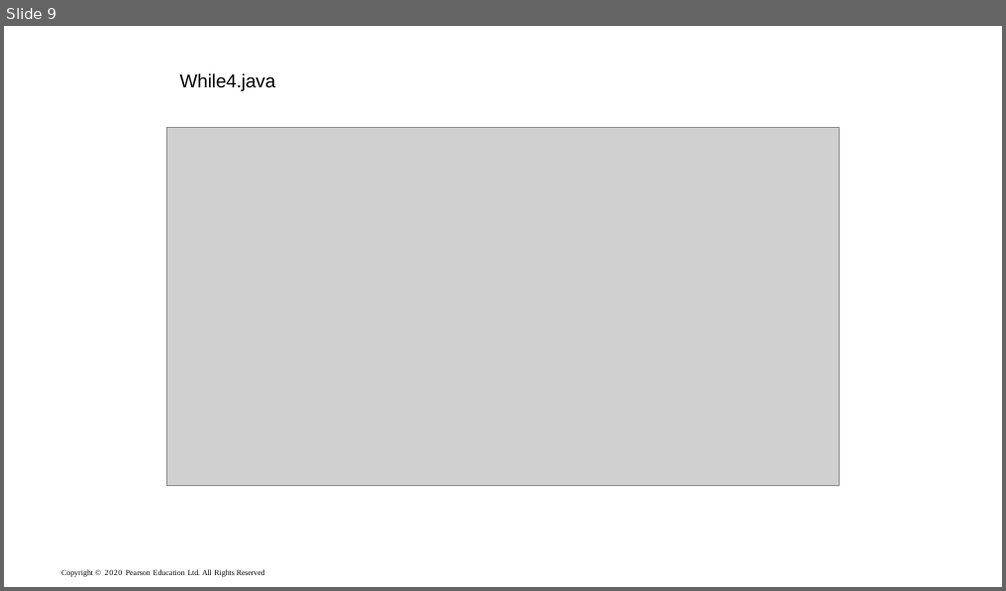
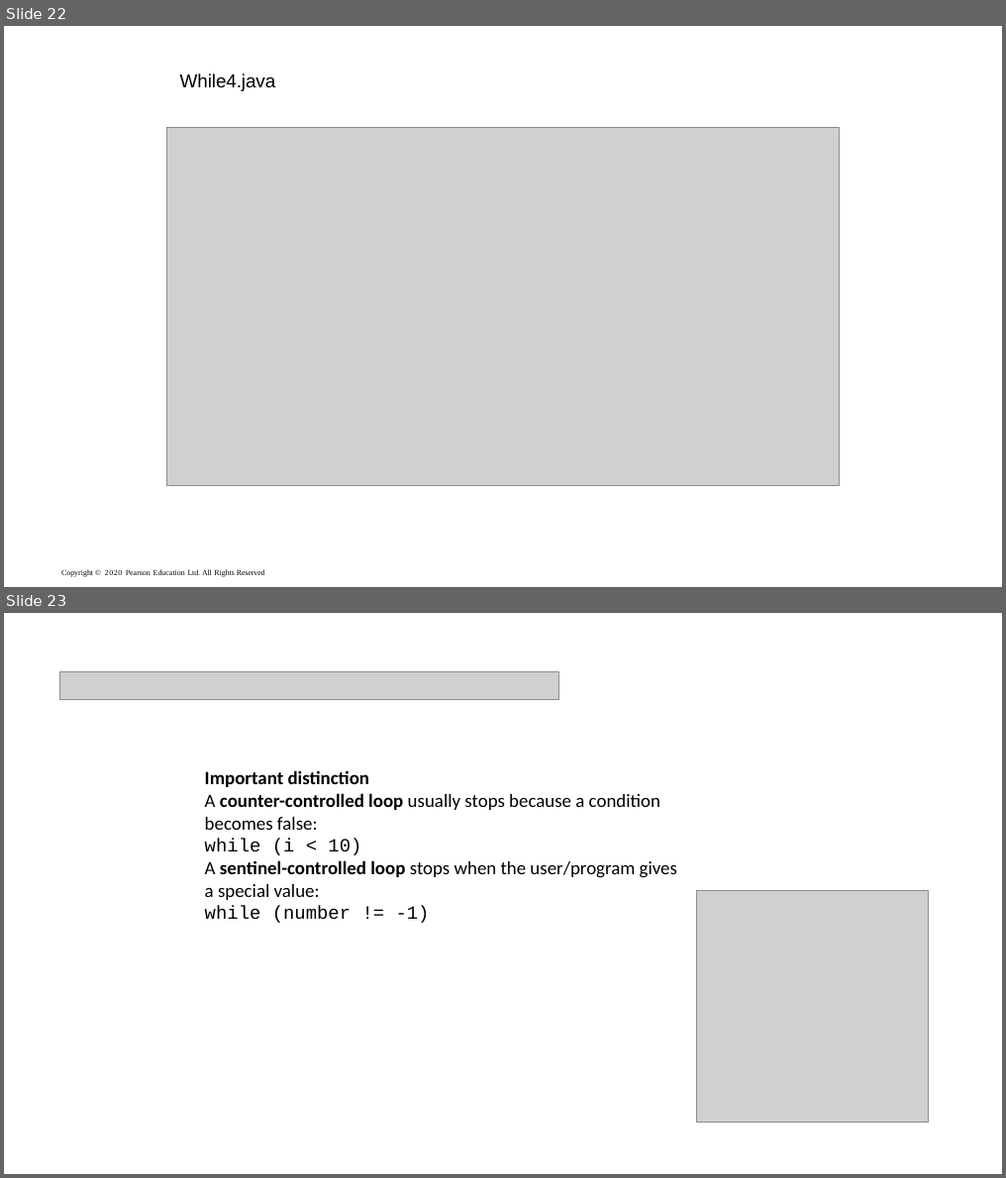
Before and after one commit to xiaoleibi/DMU26, a slide deck: ppt/uge39Loops.pptx. Shown one above the other, each under a label of ours: slide 9 before the commit, slides 22 and 23 after it. The pictures are 1006x591 and 1006x1178 pixels, drawn with LibreOffice and Linux fonts; fonts in the diff are those of the drawing; grey boxes stand for pictures. Boxes give left, top, right and bottom in pixels: in the first picture for what was removed or moved away, otherwise in the second. Text is boxed around its words. In the diff, an @@ line names an element or a change of style, - is before the commit and + after.

```diff
--- a/ppt/uge39Loops.pptx
+++ b/ppt/uge39Loops.pptx
@@ slide 23 added at box(4, 613, 1002, 1174), background #FFFFFF @@
@@ picture added at box(60, 671, 558, 699) @@
@@ text added at box(205, 770, 677, 923), 18 pt, text #000000 @@
+Important distinction
+A counter-controlled loop usually stops because a condition becomes false:
+while (i < 10)
+A sentinel-controlled loop stops when the user/program gives a special value:
+while (number != -1)
@@ picture added at box(696, 891, 929, 1123) @@
@@ what was slide 9 is now slide 22 @@
```
Also in this commit, not shown: 1 slide changed, 4 other slides added, 1 slide removed, 2 other files.
